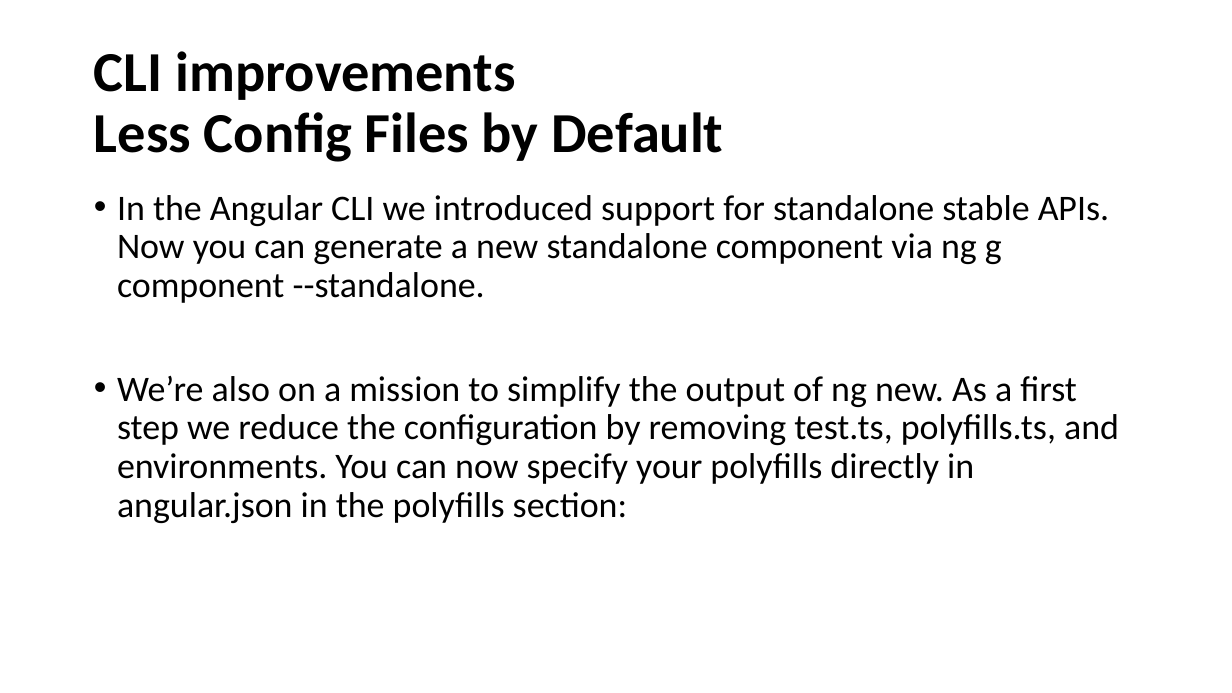
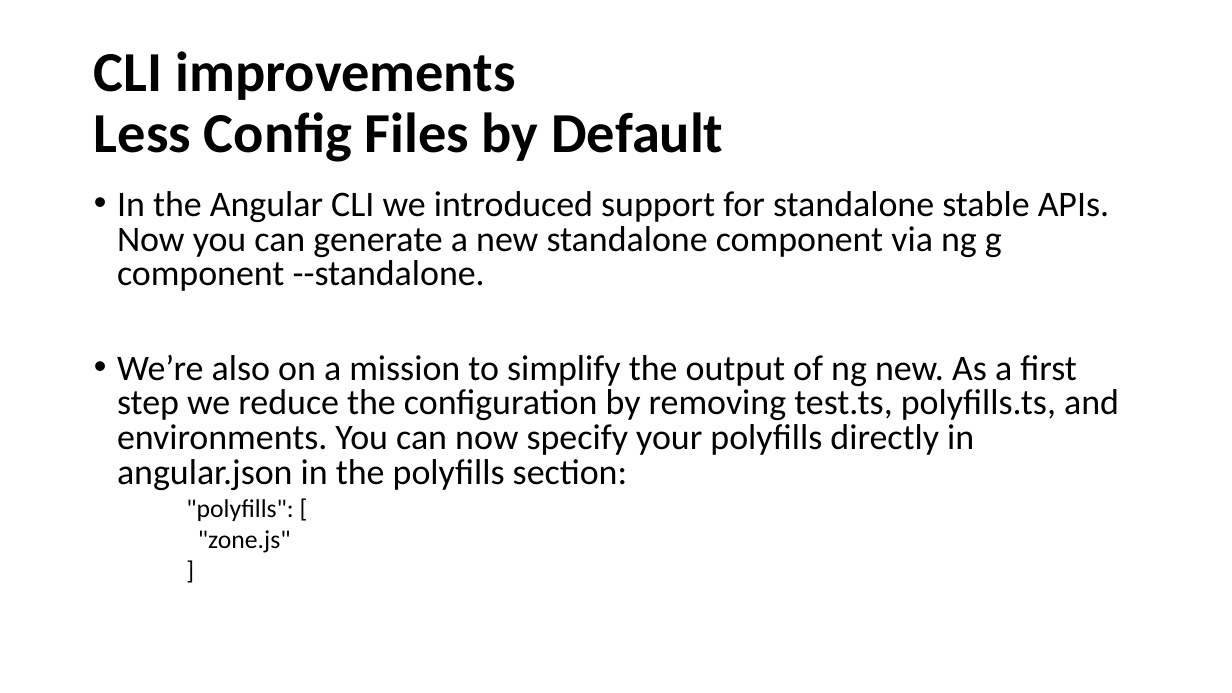
Before and after one commit to vuthaphai/ng-15-new-features, a slide deck: slide 9 of Angular v15.pptx. Drawn at 1232x693 pixels with LibreOffice and Linux fonts; fonts in the diff are those of the drawing. Boxes give left, top, right and bottom in pixels: in the first picture for what was removed or moved away, otherwise in the second. Text is boxed around its words. In the diff, an @@ line names an element or a change of style, - is before the commit and + after.

```diff
--- a/Angular v15.pptx
+++ b/Angular v15.pptx
@@ text at <box>117,191,1119,490</box>: line spacing 0.9 to 0.8 @@
@@ text at <box>186,499,294,553</box>: paragraphs added @@
+    "polyfills": [
+    "zone.js"
+    ]
```
Also in this commit, not shown: 1 other slide changed, 2 other files.
